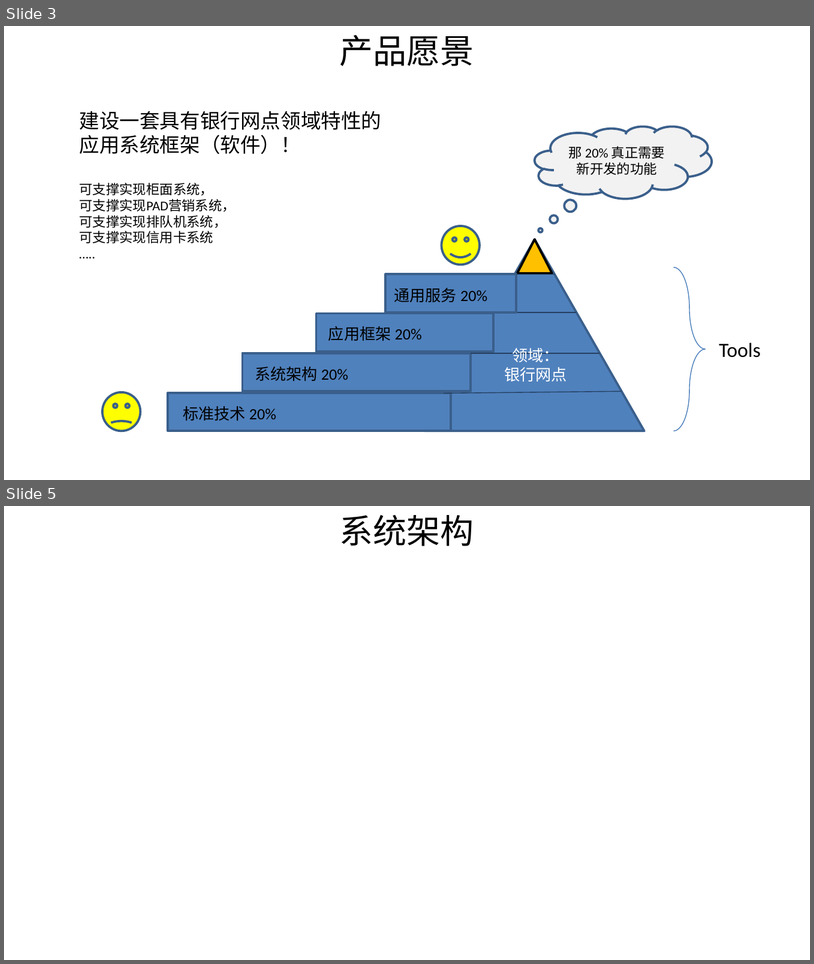
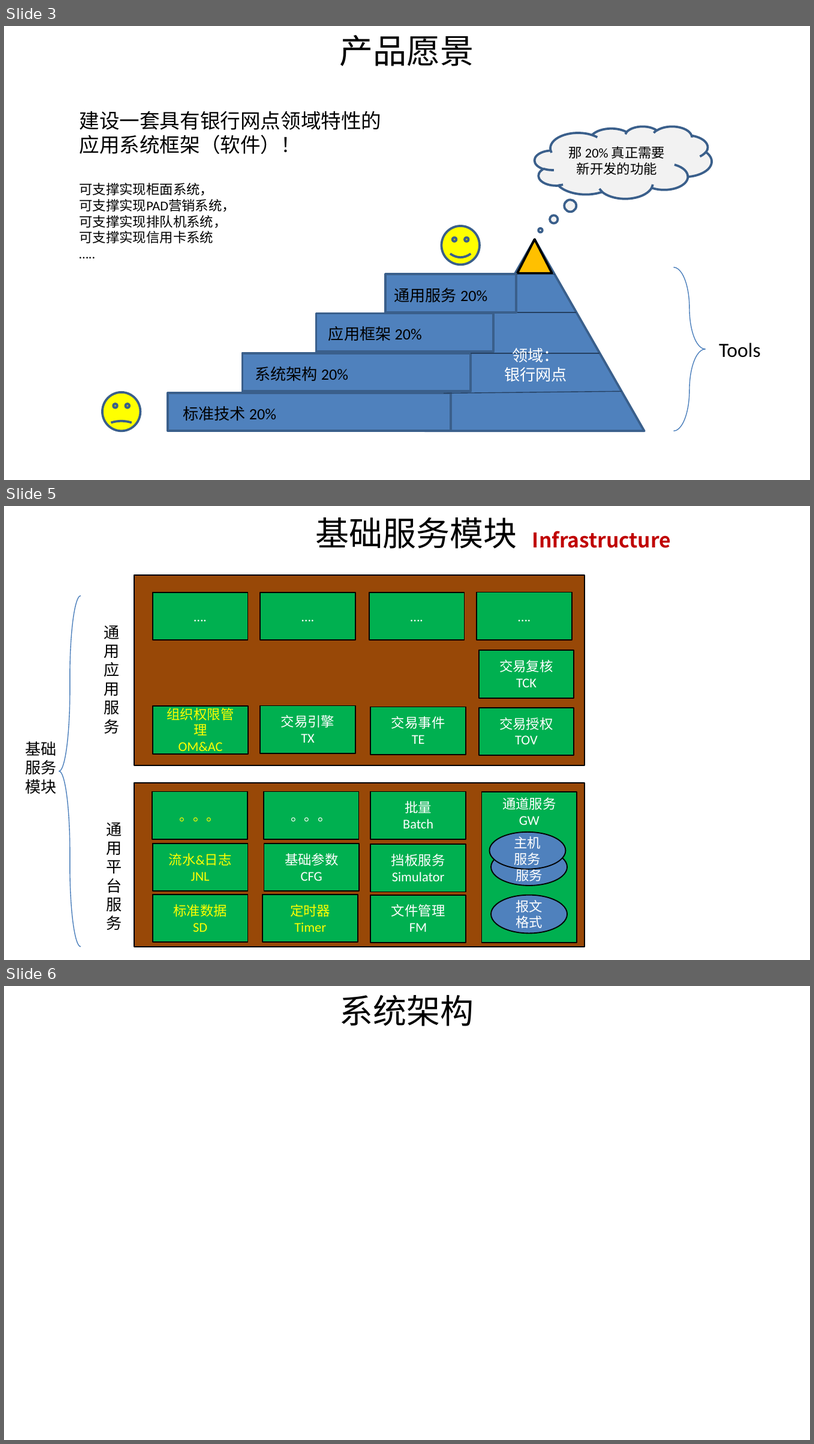
Before and after one commit to shiyunlai/tistools, a slide deck: readme/TIStools.pptx. Shown one above the other, each under a label of ours: slides 3 and 5 before the commit, slides 3, 5 and 6 after it; the slides between them are not shown. The pictures are 814x964 and 814x1444 pixels, drawn with LibreOffice and Linux fonts; fonts in the diff are those of the drawing. Boxes give left, top, right and bottom in pixels: in the first picture for what was removed or moved away, otherwise in the second. Text is boxed around its words. In the diff, an @@ line names an element or a change of style, - is before the commit and + after.

```diff
--- a/readme/TIStools.pptx
+++ b/readme/TIStools.pptx
@@ slide 5 added at [4,506,810,960], background #FFFFFF @@
@@ text added at [316,517,518,549], 30 pt, text #000000 @@
+基础服务模块
@@ text added at [533,531,671,548], 18 pt, text #C00000, bold @@
+Infrastructure
@@ rectangle added at [134,574,585,765], fill #984807, outline #000000 1 pt @@
@@ right brace added at [59,595,81,946], outline #4B7EBC 0.75 pt @@
@@ rectangle added at [152,592,248,640], fill #00B050, outline #000000 1 pt, 12 pt, text #FFFFFF @@
+….
@@ rectangle added at [260,592,356,640], fill #00B050, outline #000000 1 pt, 12 pt, text #FFFFFF @@
+….
@@ rectangle added at [369,592,464,640], fill #00B050, outline #000000 1 pt, 12 pt, text #FFFFFF @@
+….
@@ rectangle added at [477,592,573,640], fill #00B050, outline #000000 1 pt, 12 pt, text #FFFFFF @@
+….
@@ text added at [104,625,120,733], 14 pt, text #000000 @@
+通用
+应用
+服务
@@ rectangle added at [479,651,574,698], fill #00B050, outline #000000 1 pt, 12 pt, text #FFFFFF @@
+交易复核
+TCK
@@ rectangle added at [153,706,248,754], fill #00B050, outline #000000 1 pt, 12 pt, text #FFFF00 @@
+组织权限管理
+OM&AC
@@ rectangle added at [260,705,356,753], fill #00B050, outline #000000 1 pt, 12 pt, text #FFFFFF @@
+交易引擎
+TX
@@ rectangle added at [371,707,466,754], fill #00B050, outline #000000 1 pt, 12 pt, text #FFFFFF @@
+交易事件
+TE
@@ rectangle added at [479,708,574,755], fill #00B050, outline #000000 1 pt, 12 pt, text #FFFFFF @@
+交易授权
+TOV
@@ text added at [26,741,57,793], 14 pt, text #000000 @@
+基础
+服务
+模块
@@ rectangle added at [134,783,585,946], fill #984807, outline #000000 1 pt @@
@@ rectangle added at [152,792,248,839], fill #00B050, outline #000000 1 pt, 12 pt, text #FFFF00 @@
+。。。
@@ rectangle added at [264,792,359,839], fill #00B050, outline #000000 1 pt, 12 pt, text #FFFFFF @@
+。。。
@@ rectangle added at [371,792,466,839], fill #00B050, outline #000000 1 pt, 12 pt, text #FFFFFF @@
+批量
+Batch
@@ text added at [106,822,122,930], 14 pt, text #000000 @@
+通用平台服务
@@ rectangle added at [152,843,248,891], fill #00B050, outline #000000 1 pt, 12 pt, text #FFFF00 @@
+流水&日志
+JNL
@@ rectangle added at [264,843,360,891], fill #00B050, outline #000000 1 pt, 12 pt, text #FFFFFF @@
+基础参数
+CFG
@@ rectangle added at [371,844,466,891], fill #00B050, outline #000000 1 pt, 12 pt, text #FFFFFF @@
+挡板服务
+Simulator
@@ rectangle added at [152,895,248,942], fill #00B050, outline #000000 1 pt, 12 pt, text #FFFF00 @@
+标准数据
+SD
@@ rectangle added at [263,895,358,942], fill #00B050, outline #000000 1 pt, 12 pt, text #FFFF00 @@
+定时器
+Timer
@@ rectangle added at [371,895,466,942], fill #00B050, outline #000000 1 pt, 12 pt, text #FFFFFF @@
+文件管理
+FM
@@ group added at [482,792,578,942]: 3 ellipses, 1 rectangle @@
+通道服务
+GW
+主机服务
+主机服务
+报文格式
@@ what was slide 5 is now slide 6 @@
```
Also in this commit, not shown: 1 slide changed, 6 other slides added, 1 other file.
